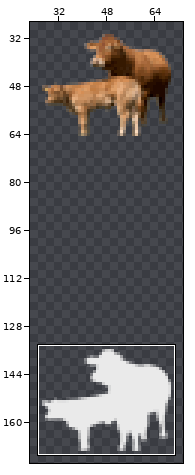
Sprite sheet: Profit-Feed/img/slider-home/1.png. The first picture is a wide view before the edit; the outline marks the close-up.
Close-up. Earlier state:
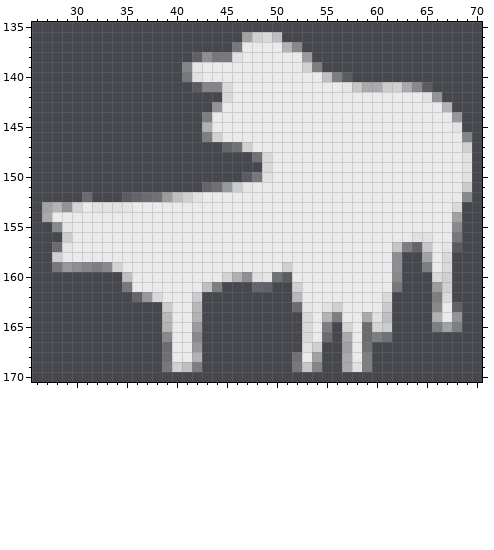
The file is 97x198 pixels. Pixels under 10% opacity are left out. Colours within 5 levels of each other are drawn and written as one. Shown: x 26..70, y 135..170. The wide view leaves out empty margins. The commit also changed other parts of the picture, which this record leaves out.
New version:
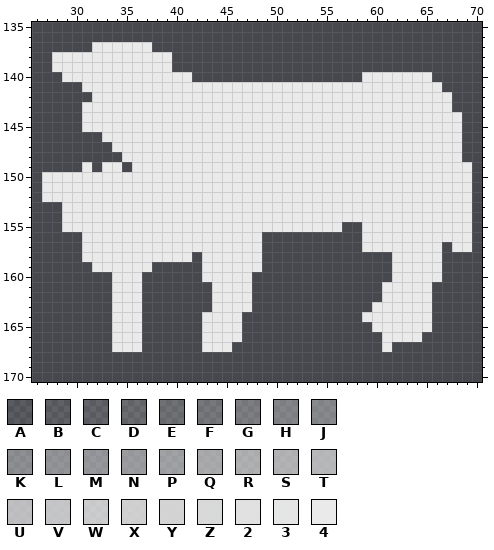
Palette (. is transparent): A #eaeaea20  B #eaeaea28  C #eaeaea2e  D #eaeaea38  E #eaeaea40  F #eaeaea4b  G #eaeaea55  H #eaeaea60  J #eaeaea66  K #eaeaea70  L #eaeaea78  M #eaeaea7e  N #eaeaea85  P #eaeaea8d  Q #eaeaea9b  R #eaeaeaa3  S #eaeaeaa9  T #eaeaeab1  U #eaeaeabc  V #eaeaeac7  W #eaeaeacf  X #eaeaead6  Y #eaeaeadd  Z #eaeaeae4  2 #eaeaeaf1  3 #eaeaeaf7  4 #eaeaea
Diff:
@@ x 26..70 @@
 135 .............................................
-136 .....................PXZU....................
-137 ....................F4444SJ..................
-138 ................BKFF2444444N.................
-139 ...............H34444444444XG................
-140 ...............F2444444444444UGA.............
-141 ................AHHZ444444444443VQQWXQJA.....
-142 ...................Z44444444444444444442L....
-143 ..................L4444444444444444444444S...
-144 .................G444444444444444444444444M..
-145 .................R4444444444444444444444442..
-146 .................GX444444444444444444444444H.
-147 ...................CEX444444444444444444444X.
-148 ......................EZ44444444444444444442.
-149 .......................Z44444444444444444442.
-150 .....................AF244444444444444444442.
-151 .................CEMW3444444444444444444444W.
-152 .....D...ACDENUX244444444444444444444444444J.
-153 .PSLY4222344444444444444444444444444444444Z..
-154 .Q4444444444444444444444444444444444444444P..
-155 ..J344444444444444444444444444444444444444J..
-156 ...W44444444444444444444444444444444442244F..
-157 ..D344444444444444444444444444444444VGCV43A..
-158 ..X444444444444444444444444444444444K..P4Z...
-159 ..FMKHGJY4444444444444444X4444444444K..G4Z...
-160 .........U444444444YRK23EA4444444444J...ZX...
-161 .........F4444444UG...CB..X444444444F...NX...
-162 ..........CMZ444W.........T44444444Z....GZ...
-163 .............W44T.........D342X4444W....J4B..
-164 .............T44S..........Z4SG44Q2U....R4L..
-165 .............S44N..........Z4G.Y4DYW....GPG..
-166 .............J44J..........Z4D.Q4DGE.........
-167 .............D44M..........2X..P4E...........
-168 .............E44S.........E4P..Q4G...........
-169 .............FXUG.........FVH..Q2G...........
+136 .............................................
+137 ......444444.................................
+138 ..444444444444...............................
+139 ..444444444444...............................
+140 ...4444444444444.................4444444.....
+141 .....444444444444444444444444444444444444....
+142 ......444444444444444444444444444444444444...
+143 .....4444444444444444444444444444444444444...
+144 .....44444444444444444444444444444444444444..
+145 .....44444444444444444444444444444444444444..
+146 .......444444444444444444444444444444444444..
+147 ........44444444444444444444444444444444444..
+148 .........4444444444444444444444444444444444..
+149 .....4.44.4444444444444444444444444444444444.
+150 .4444444444444444444444444444444444444444444.
+151 .4444444444444444444444444444444444444444444.
+152 .4444444444444444444444444444444444444444444.
+153 ...44444444444444444444444444444444444444444.
+154 ...44444444444444444444444444444444444444444.
+155 ...4444444444444444444444444444..44444444444.
+156 .....444444444444444444..........44444444444.
+157 .....444444444444444444..........44444444.44.
+158 .....44444444444.444444.............44444....
+159 ......444444.....444444.............44444....
+160 ........444......44444..............44444....
+161 ........444.......4444.............44444.....
+162 ........444.......4444.............44444.....
+163 ........444.......4444............444444.....
+164 ........444......4444............4444444.....
+165 ........444......4444.............444444.....
+166 ........444......4444..............4444......
+167 ........444......444...............4.........
+168 .............................................
+169 .............................................
 170 .............................................
